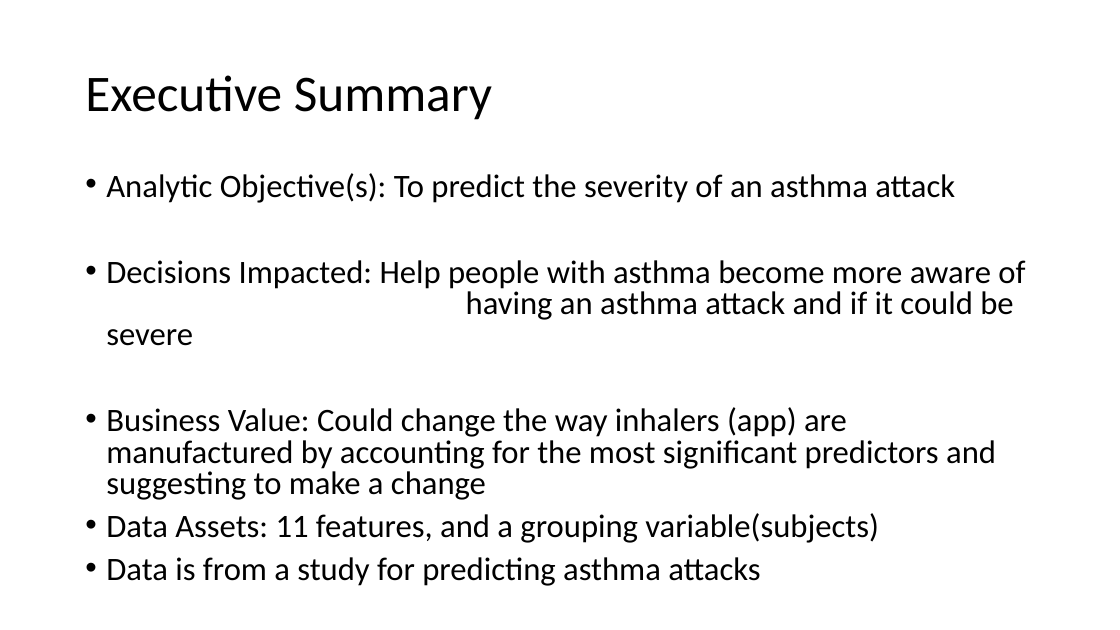
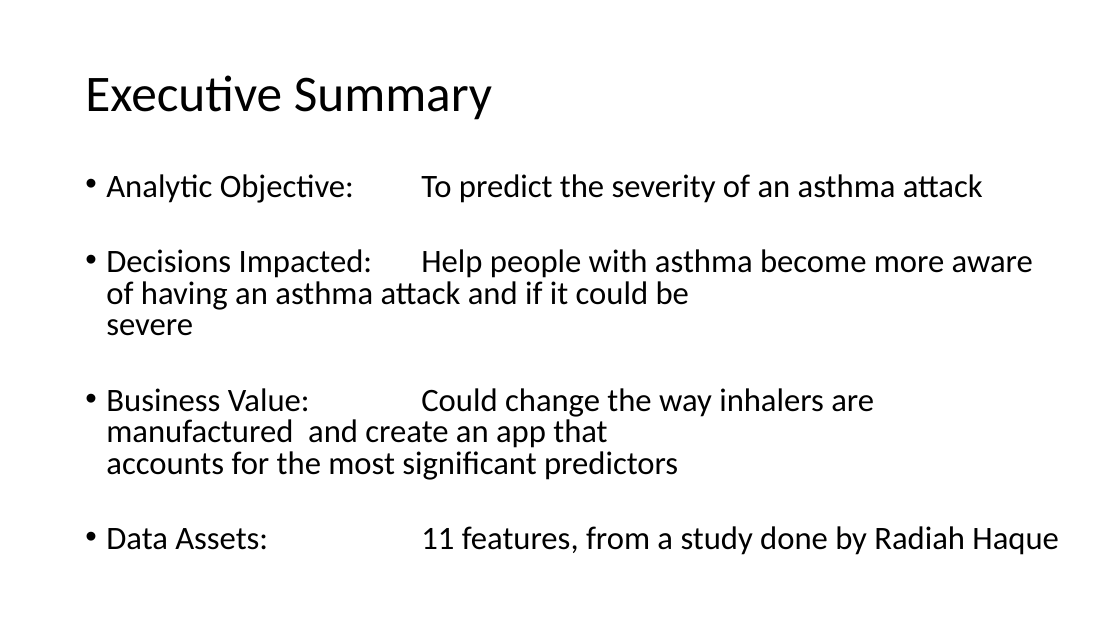
Before and after one commit to donaldsonm731/Asthma_Prediction, a slide deck: slide 2 of Mid_Semester_Pres.pptx. Drawn at 1120x630 pixels with LibreOffice and Linux fonts; fonts in the diff are those of the drawing. Boxes give left, top, right and bottom in pixels: in the first picture for what was removed or moved away, otherwise in the second. Text is boxed around its words. In the diff, an @@ line names an element or a change of style, - is before the commit and + after.

```diff
--- a/Mid_Semester_Pres.pptx
+++ b/Mid_Semester_Pres.pptx
@@ text at [106,174,983,203]: text changed @@
-• Analytic Objective(s): To predict the severity of an asthma attack
+• Analytic Objective: To predict the severity of an asthma attack
@@ text at [106,388,1058,555]: text changed @@
-• Business Value: Could change the way inhalers (app) are manufactured by accounting for the most significant predictors and suggesting to make a change
-• Data Assets: 11 features, and a grouping variable(subjects)
-• Data is from a study for predicting asthma attacks
+• Business Value: Could change the way inhalers are manufactured and create an app that accounts for the most significant predictors
+• Data Assets: 11 features, from a study done by Radiah Haque
```
Also in this commit, not shown: 4 other slides changed.
